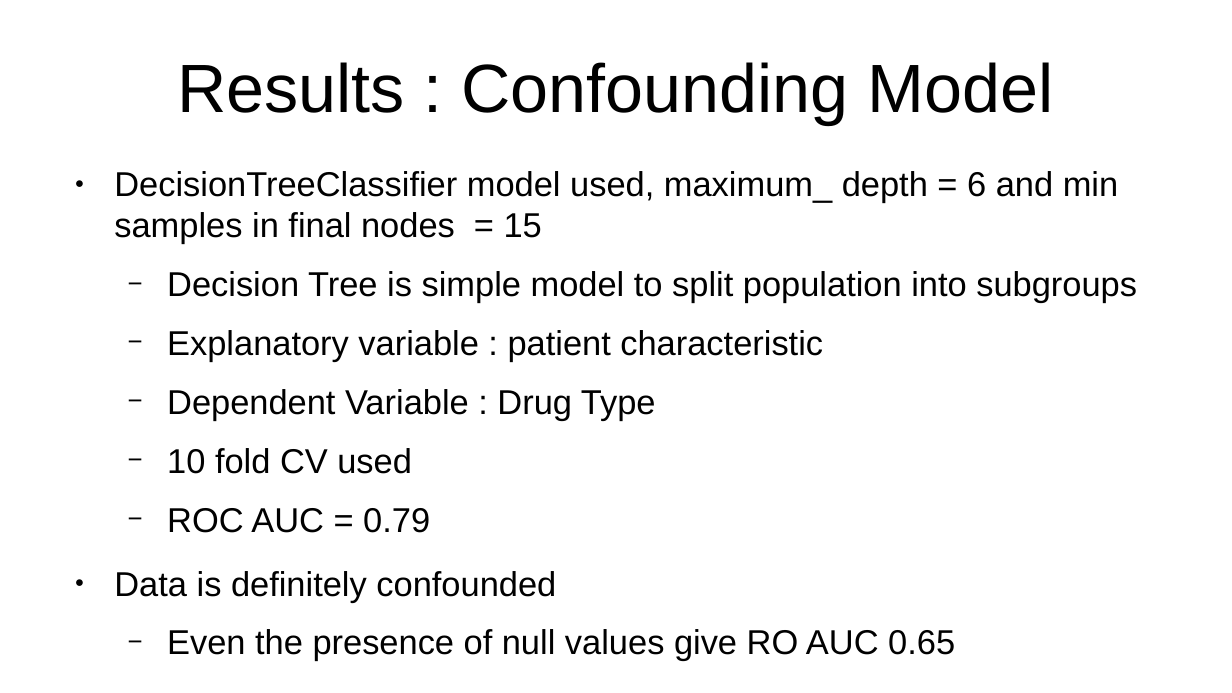
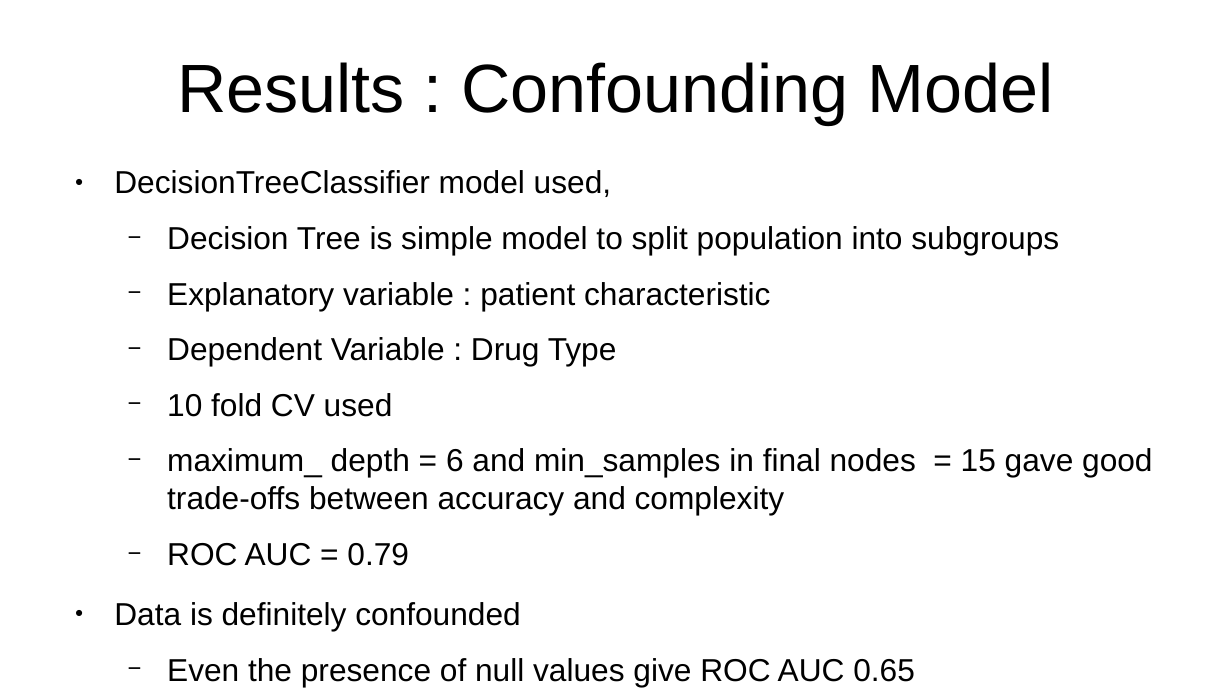
Before and after one commit to leexa90/RWD-drug-efficacy, a slide deck: slide 10 of ppt.odp (slide 8 before the commit). Drawn at 1232x693 pixels with LibreOffice and Linux fonts; fonts in the diff are those of the drawing. Boxes give left, top, right and bottom in pixels: in the first picture for what was removed or moved away, otherwise in the second. Text is boxed around its words. In the diff, an @@ line names an element or a change of style, - is before the commit and + after.

```diff
--- a/ppt.odp
+++ b/ppt.odp
@@ text at [114,170,611,197]: text changed; size 22.2 to 20.4 pt @@
-● DecisionTreeClassifier model used, maximum_ depth = 6 and min samples in final nodes = 15
+● DecisionTreeClassifier model used,
@@ text at [114,226,1059,631]: size 22.2 to 20.4 pt in "Decision Tree is simple model to split ...", "Explanatory variable : patient characteristic", "Dependent Variable : Drug Type", "10 fold CV used" and 2 more places @@
@@ text at [167,448,1152,515]: paragraph added @@
+  − maximum_ depth = 6 and min_samples in final nodes = 15 gave good trade-offs between accuracy and complexity
@@ text at [167,658,915,686]: text changed; size 22.2 to 20.4 pt @@
-  − Even the presence of null values give RO AUC 0.65
+  − Even the presence of null values give ROC AUC 0.65
```
Also in this commit, not shown: 7 other slides changed, 3 slides added.
